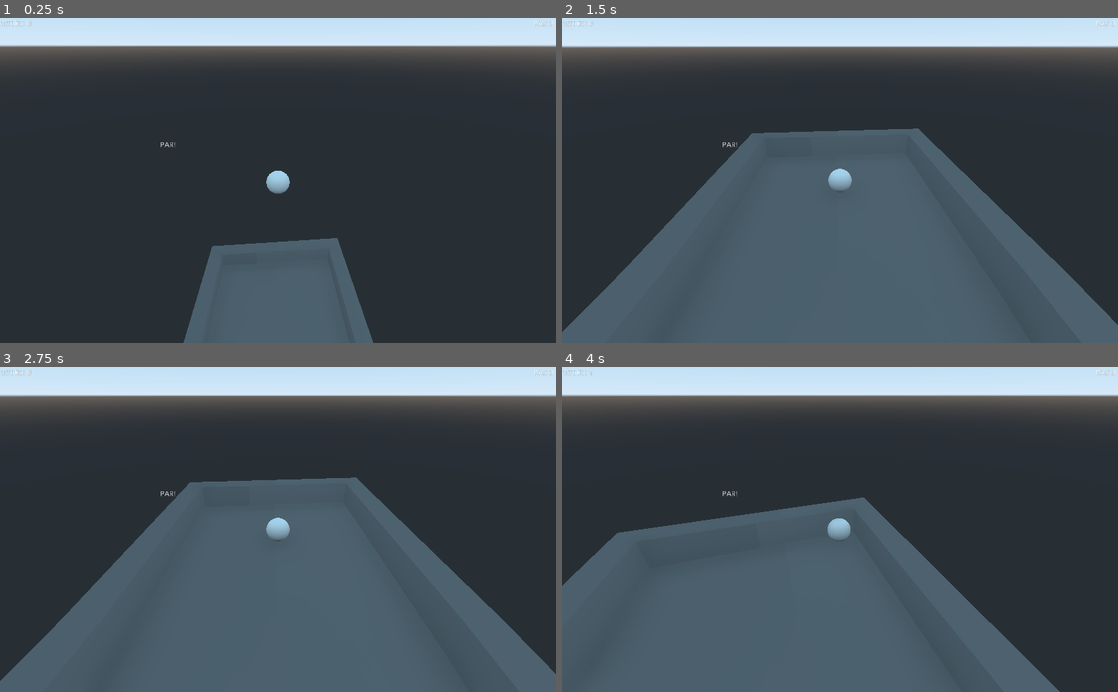
Above: before the commit, frames 1-4 (two rows, left to right).
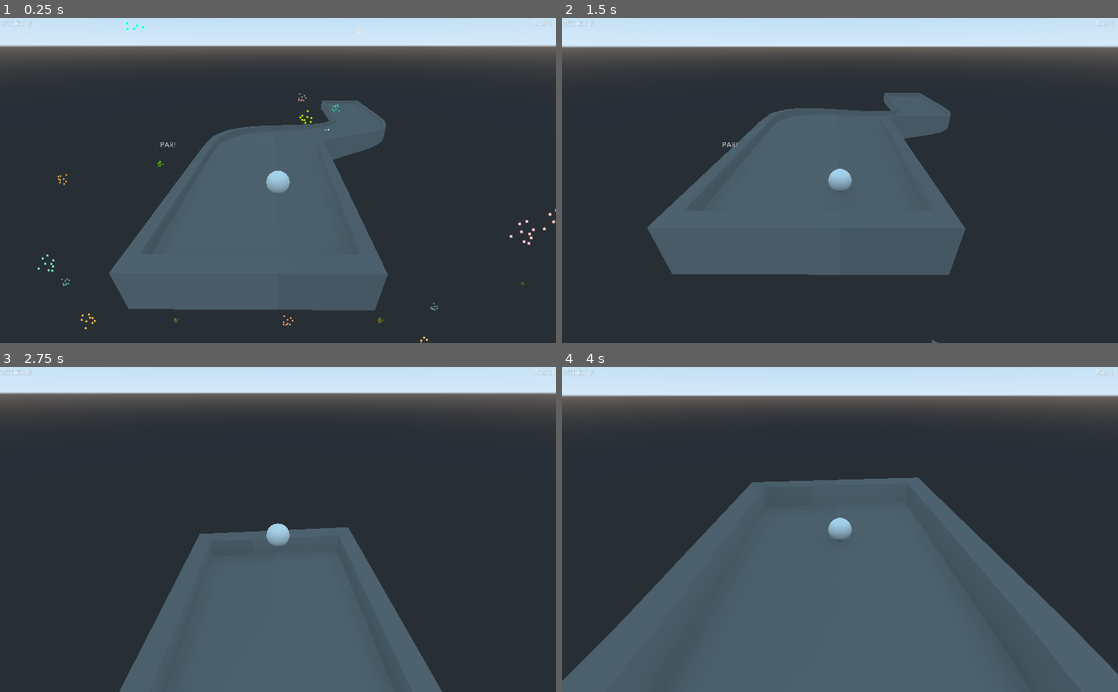
Above: after the commit, the same moments.

Repository: SlashScreen/golf
Game: Godot game, scene res://Levels/test_level.tscn
The game is run twice, just before and just after one commit, with the same random seed, the same clock (stepped at 60 frames per second) and the same inputs.
Inputs (mouse positions are in pixels of both pictures, inside the frame that each line leads up to):
- Up to frame 1 (0.25 s): no input
- Up to frame 2 (1.5 s): move the mouse to (962, 164) at 0.52 s; click (962, 164) at 0.67 s; move the mouse to (728, 196) at 1.27 s; click (728, 196) at 1.42 s
- Up to frame 3 (2.75 s): tap Enter at 2 s; move the mouse to (333, 458) at 2.02 s; click (333, 458) at 2.17 s
- Up to frame 4 (4 s): move the mouse to (812, 594) at 2.77 s; click (812, 594) at 2.92 s; move the mouse to (1006, 578) at 3.52 s; click (1006, 578) at 3.67 s

The runs differ from the first frame. In frame 1, 20% of the frame differs, in the area x 6-100%, y 0-100%; in frame 2, 28%, in the area x 0-100%, y 0-100%; in frame 3, 24%; in frame 4, 16%.
Error in both runs: Invalid get index 'position' (on base: 'InputEventKey'). (res://Scripts/Arrow.gd:17)

Commit message:
Made timer thing. Trying to make a stupid particles but they dont show up

Diff:
--- a/Objects/Confetti.tscn
+++ b/Objects/Confetti.tscn
@@ -36,6 +36,10 @@
 flags_transparent = true
 flags_unshaded = true
 vertex_color_use_as_albedo = true
+params_billboard_mode = 3
+particles_anim_h_frames = 1
+particles_anim_v_frames = 1
+particles_anim_loop = false
 albedo_texture = SubResource( 4 )
 
 [sub_resource type="QuadMesh" id=3]
--- /dev/null
+++ b/Objects/DelayManager.tscn
@@ -0,0 +1,3 @@
+[gd_scene format=2]
+
+[node name="DelayManager" type="Timer"]
--- a/Objects/Golf_Ball_Obj.tscn
+++ b/Objects/Golf_Ball_Obj.tscn
@@ -1,11 +1,11 @@
 [gd_scene load_steps=10 format=2]
 
 [ext_resource path="res://Scripts/Golf_Ball.gd" type="Script" id=1]
-[ext_resource path="res://assets/graphics/arrow.png" type="Texture" id=2]
-[ext_resource path="res://Scripts/Arrow.gd" type="Script" id=3]
-[ext_resource path="res://Misc/default_env.tres" type="Environment" id=4]
-[ext_resource path="res://Scripts/Golf_Camera.gd" type="Script" id=5]
-[ext_resource path="res://Objects/Confetti.tscn" type="PackedScene" id=6]
+[ext_resource path="res://Objects/Confetti.tscn" type="PackedScene" id=2]
+[ext_resource path="res://assets/graphics/arrow.png" type="Texture" id=3]
+[ext_resource path="res://Scripts/Arrow.gd" type="Script" id=4]
+[ext_resource path="res://Misc/default_env.tres" type="Environment" id=5]
+[ext_resource path="res://Scripts/Golf_Camera.gd" type="Script" id=6]
 
 [sub_resource type="PhysicsMaterial" id=1]
 
@@ -21,6 +21,8 @@
 physics_material_override = SubResource( 1 )
 script = ExtResource( 1 )
 
+[node name="Confetti" parent="Ball" instance=ExtResource( 2 )]
+
 [node name="Spherecollider" type="CollisionShape" parent="Ball"]
 shape = SubResource( 2 )
 
@@ -31,14 +33,12 @@
 
 [node name="Arrow" type="Sprite3D" parent="Ball"]
 axis = 1
-texture = ExtResource( 2 )
-script = ExtResource( 3 )
+texture = ExtResource( 3 )
+script = ExtResource( 4 )
 
 [node name="camfollow" type="Spatial" parent="Ball"]
 
 [node name="Camera" type="Camera" parent="Ball/camfollow"]
 transform = Transform( 0.999111, 0, 0, 0, 0.999111, 0, 0, 0, 0.999111, 0, 1.95166, 3.15376 )
-environment = ExtResource( 4 )
-script = ExtResource( 5 )
-
-[node name="Confetti" parent="." instance=ExtResource( 6 )]
+environment = ExtResource( 5 )
+script = ExtResource( 6 )
--- a/Scripts/Confetti.gd
+++ b/Scripts/Confetti.gd
@@ -4,4 +4,5 @@
 	get_tree().get_root().get_node("Signal_Router").connect("on_won",self,"_won")
 
 func _won():
+	print("Confetti!!!")
 	get_node("Particles").restart()
--- a/Scripts/Golf_Ball.gd
+++ b/Scripts/Golf_Ball.gd
@@ -12,7 +12,6 @@
 	#Load textures and things later
 	get_tree().get_root().get_node("Signal_Router").connect("move_ball",self,"_on_move_ball")
 	get_tree().get_root().get_node("Signal_Router").connect("on_oob",self,"_on_oob")
-
 
 func _process(delta):
 	#TODO: make less finicky.
--- a/Scripts/HUD.gd
+++ b/Scripts/HUD.gd
@@ -4,6 +4,7 @@
 
 func _ready():
 	get_tree().get_root().get_node("Signal_Router").connect("on_won",self,"_on_hole")
+	get_tree().get_root().get_node("Signal_Router").connect("clearHud",self,"_clear")
 
 func _process(delta): #set text
 	get_node("Stroke").set_text("Stroke: "+str(game_vars.currentScore))
@@ -31,3 +32,6 @@
 	elif rel >= 2:
 		text = "Eagle!"
 	get_node("Victory").set_text(text)
+
+func _clear():
+	get_node("Victory").set_text("")
--- a/Scripts/Signal_Router.gd
+++ b/Scripts/Signal_Router.gd
@@ -6,10 +6,12 @@
 onready var file = File.new()
 var levels
 onready var baseScene = get_parent().get_node("level")
+onready var t = get_node("/root/DelayManager")
 
 signal move_ball(vec)
 signal on_oob
 signal on_won
+signal clearHud
 
 func _ready():
 	file.open("res://Levels/levels.json",File.READ)
@@ -35,6 +37,7 @@
 	baseScene.get_node(str(gameVars.hole)).get_node("Kill_Volume").get_node("Area").connect("oob",self,"on_oob")
 	baseScene.get_node(str(gameVars.hole)).get_node("Golf_Hole_Volume").get_node("Hole_Area").connect("ball_in_hole",self,"on_game_won")
 	var o = (levels[gameVars.map].holes[str(gameVars.hole)].origin)
+	emit_signal("clearHud")
 	emit_signal("move_ball",Vector3(o.x,o.y,o.z))
 
 func hard_reset():
@@ -51,4 +54,7 @@
 func on_game_won(): #todo: win
 	print("In Hole!")
 	emit_signal("on_won")
+	t.set_wait_time(2)
+	t.start()
+	yield(t,"timeout")
 	new_hole()
--- a/project.godot
+++ b/project.godot
@@ -22,6 +22,7 @@
 [autoload]
 
 Signal_Router="*res://Scripts/Signal_Router.gd"
+DelayManager="*res://Objects/DelayManager.tscn"
 
 [debug]
 
